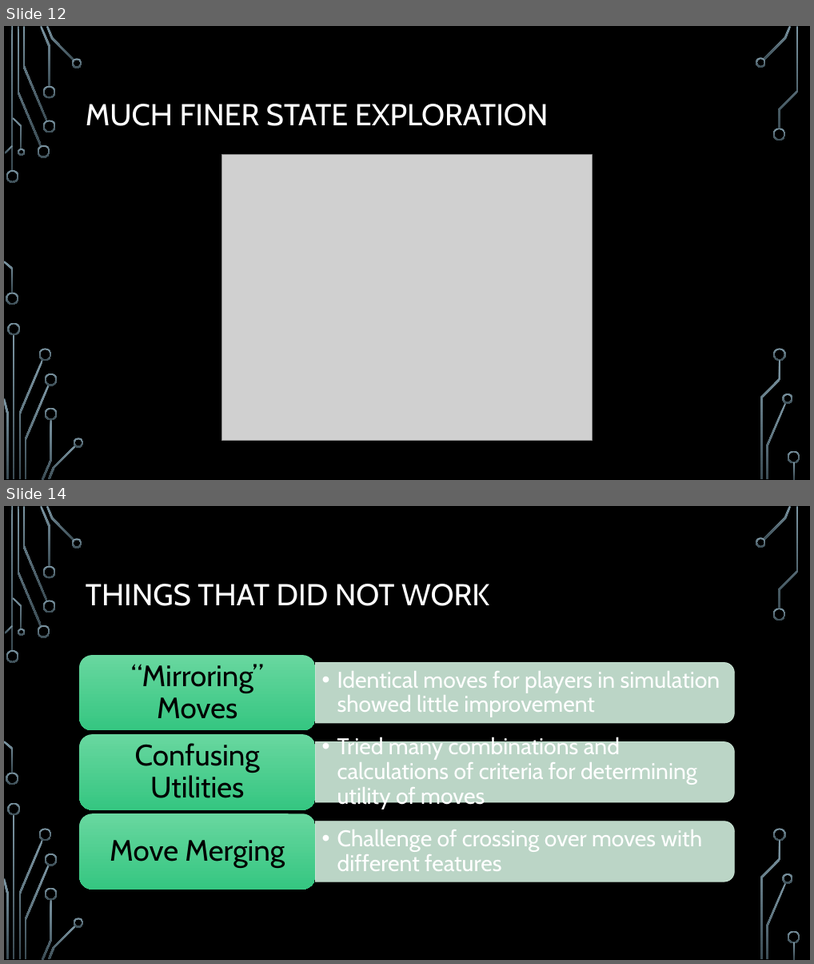
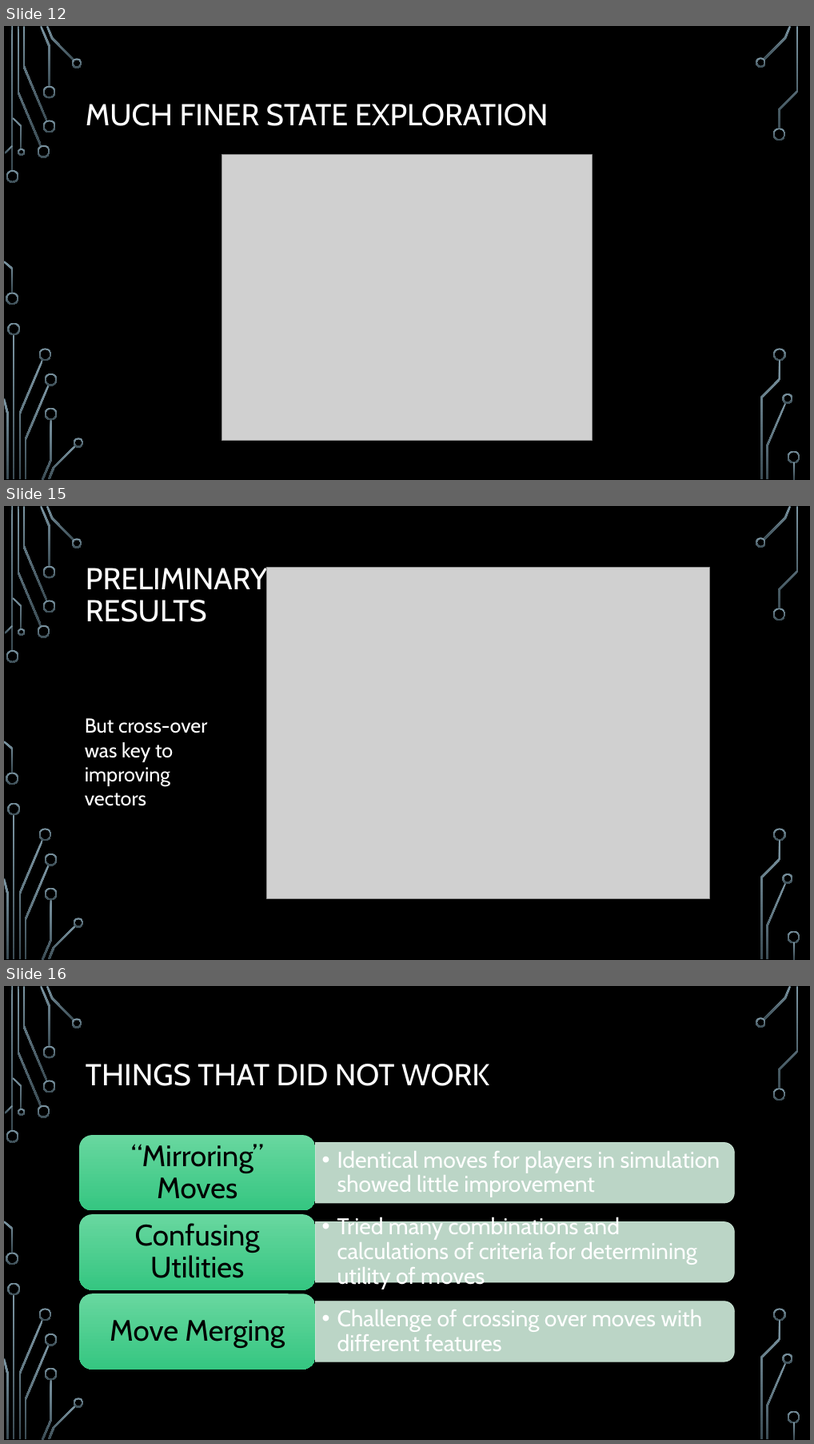
Before and after one commit to acbart/attribute-learning-system, a slide deck: presentation/Attribute Learning System Presentation.pptx. Shown one above the other, each under a label of ours: slides 12 and 14 before the commit, slides 12, 15 and 16 after it; the slides between them are not shown. The pictures are 814x964 and 814x1444 pixels, drawn with LibreOffice and Linux fonts; fonts in the diff are those of the drawing; grey boxes stand for pictures; background and template pictures are left out. Boxes give left, top, right and bottom in pixels: in the first picture for what was removed or moved away, otherwise in the second. Text is boxed around its words. In the diff, an @@ line names an element or a change of style, - is before the commit and + after.

Commit message:
Added preliminary results to PP

```diff
--- a/presentation/Attribute Learning System Presentation.pptx
+++ b/presentation/Attribute Learning System Presentation.pptx
@@ slide 15 added at [4, 506, 810, 960], background picture (left out); not listed: 36 template elements that a slide beside it also shows @@
@@ title added at [86, 567, 268, 622], 36 pt, text #FFFFFF @@
+PRELIMINARY
+RESULTS
@@ picture added at [267, 568, 710, 899] @@
@@ text added at [85, 718, 207, 806], 24 pt, text #FFFFFF @@
+But cross-over was key to improving vectors
@@ what was slide 14 is now slide 16 @@
```
Also in this commit, not shown: 2 other slides added, 1 slide removed.
